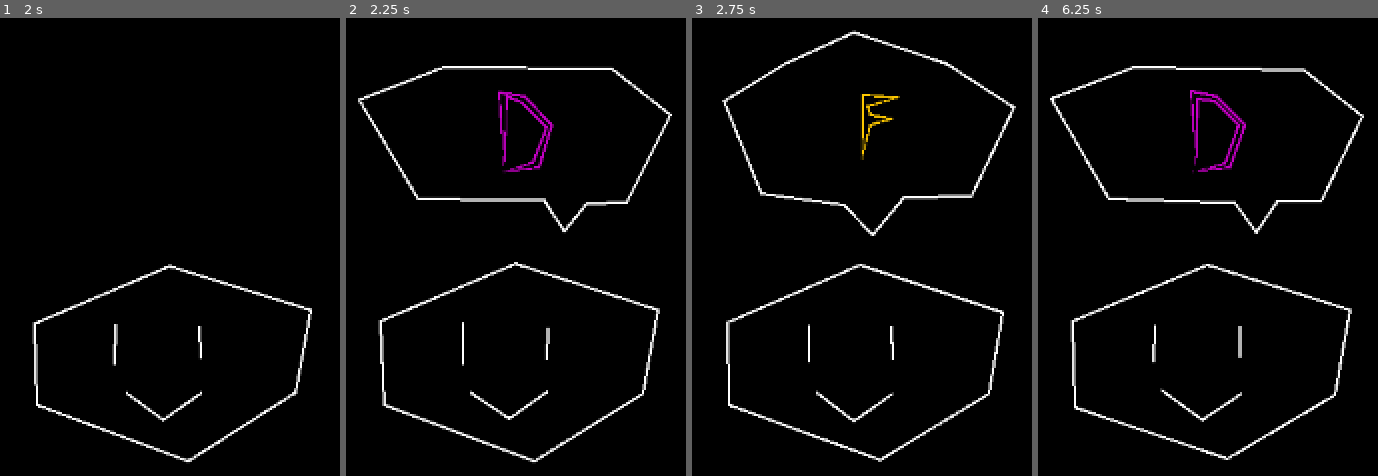
Above: before the commit, frames 1-4 (left to right).
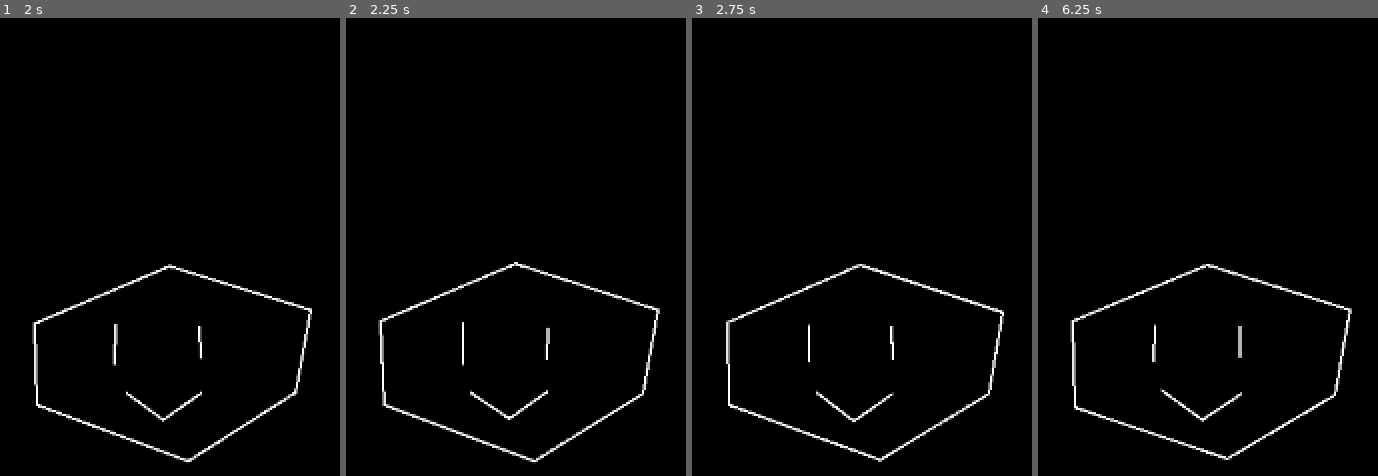
Above: after the commit, the same moments.

Repository: bubbybumble/VectorVibes
Game: Godot game, scene res://level.tscn
The game is run twice, just before and just after one commit, with the same random seed, the same clock (stepped at 60 frames per second) and the same inputs. The project has no main scene, so this scene is started directly.
Inputs:
- Up to frame 1 (2 s): hold D (d) 0.53-1.28 s; tap F (f) at 0.8, 1.35 s; tap J (j) at 1.55 s
- Up to frame 2 (2.25 s): hold J (j) from 2.03 s (still down)
- Up to frame 3 (2.75 s): keep holding J (j); tap K (k) at 2.3 s
- Up to frame 4 (6.25 s): release J (j) at 2.78 s; tap K (k) at 2.85, 6.05 s; tap Space (space, bound only after the commit) at 3.05, 3.6 s; hold D (d) 3.53-4.28 s; tap D (d) at 4.35 s; tap F (f) at 4.55 s; hold F (f) 5.03-5.78 s; tap J (j) at 5.3, 5.85 s

Frame 1 is identical in both runs. In frame 2, 2.5% of the frame differs, in the area x 3-96%, y 10-47%; in frame 3, 2.1%; in frame 4, 2.6%, in the area x 3-96%, y 10-48%.

Commit message:
finished kinda, moving on to a spacebar only version

Diff:
--- /dev/null
+++ b/Bubble.gd
@@ -0,0 +1,16 @@
+extends "res://Shape.gd"
+
+var timer = 0.0
+
+func _process(delta):
+	super._process(delta)
+	if timer > 0.0:
+		timer -= delta
+	else:
+		if visible:
+			hide()
+
+func display():
+	if timer <= 0:
+		timer = 0.2
+		show()
--- a/GameMaster.gd
+++ b/GameMaster.gd
@@ -2,79 +2,134 @@
 
 # for notes: 0, 1, 2, 3 = d, f, j, k respectively - second value is beats after current beat
 var bpm = 120.0
-
+var notes_to_display
 var start_time
-
+var iteration = 0
 var score = 0
-
-var notes
+var started = false
+var notes = PackedVector2Array()
 
 var bubbles
+
+var bubble
 
 var input_scores = [0, 0, 0, 0]
 
 var state = "start"
-var time_to_next_turn = (60.0 / bpm) * 4.0
+var time_to_next_turn = 0.0
+
+func start_game():
+	generate_note_set()
+	start_time = Time.get_ticks_msec() * .001
+	$AudioStreamPlayer.play()
 
 func _ready():
-	generate_note_set()
 	bubbles = [$D, $F, $J, $K]
-	start_time = Time.get_ticks_msec() * .001
+
 
 func generate_note_set():
-	notes = PackedVector2Array([
-		Vector2(0, 0.0),
-		Vector2(1, 1.0),
-		Vector2(2, 2.0),
-		Vector2(3, 3.0)
-	])
 
-	for i in range(notes.size()):
-		notes[i].y = (60.0 / bpm) * notes[i].y
+	var possible_patterns = [
+		PackedVector2Array([
+			Vector2(0, 0.0),
+			Vector2(0, 2.0),
+		]),
+		PackedVector2Array([
+			Vector2(0, 1.0),
+			Vector2(0, 3.0),
+		]),
+		PackedVector2Array([
+			Vector2(0, 1.0),
+			Vector2(0, 3.0),
+			Vector2(0, 3.5),
+		]),
+		PackedVector2Array([
+			Vector2(0, 1.0),
+			Vector2(0, 3.0),
+			Vector2(0, 3.0 + 1.0/3.0),
+			Vector2(0, 3.0 + 2.0/3.0),
+		]),
+	]
+
+	var new_notes = possible_patterns[randi_range(0, possible_patterns.size() - 1)]
+
+
+	for i in range(new_notes.size()):
+		new_notes[i].y = ( (60.0 / bpm) * new_notes[i].y ) + time_to_next_turn
+		new_notes[i].x = randi_range(0, 3)
+
+	time_to_next_turn += (60.0 / bpm) * 4.0
+	notes.append_array(new_notes)
+	for i in range(4):
+		input_scores[i] = 0
 
 # Called every frame. 'delta' is the elapsed time since the previous frame.
 func _process(_delta):
+	if not start_time:
+		return
+
 	var time = (Time.get_ticks_msec() * .001) - start_time
 	if time >= time_to_next_turn:
 		start_time = Time.get_ticks_msec() * .001
-		print(score)
-		$AudioStreamPlayer.play()
+
 
 		if state == "saying":
 			state = "listening"
 		else:
 			generate_note_set()
 			state = "saying"
+			notes_to_display = notes.duplicate()
+			print(score)
 		return
 
 	if state == "saying":
-		for i in range(notes.size()):
-			var note = notes[i]
+		var notes_to_remove = []
+
+
+		for i in range(notes_to_display.size()):
+			var note = notes_to_display[i]
 			if note.y <= time:
-				if note.y + .4 <= time:
-					bubbles[note.x].hide()
-				else:
-					bubbles[note.x].show()
+				notes_to_remove.insert(0, i)
+				if note.x == 0:
+					$d.play()
+				if note.x == 1:
+					$f.play()
+				if note.x == 2:
+					$j.play()
+				if note.x == 3:
+					$k.play()
+				bubble = bubbles[note.x]
+				bubble.display()
+		for i in notes_to_remove:
+			notes_to_display.remove_at(i)
 
 	if state == "listening":
 		for i in range(notes.size()):
 			var note = notes[i]
-			if note.y - .25 <= time:
-				if note.y + .25 <= time:
-					input_scores[note.x] = 0
-				else:
+			if input_scores[note.x] != -1:
+				var diff = abs(note.y - time)
+				if diff < .2:
 					input_scores[note.x] = 1
+				if diff < .15:
+					input_scores[note.x] = 4
+				if diff < .05:
+					input_scores[note.x] = 10
+
 
 func _input(event):
-	if event.is_action_pressed("d"):
-		score += input_scores[0]
-		input_scores[0] = 0
-	if event.is_action_pressed("f"):
-		score += input_scores[1]
-		input_scores[1] = 0
-	if event.is_action_pressed("j"):
-		score += input_scores[2]
-		input_scores[2] = 0
-	if event.is_action_pressed("k"):
-		score += input_scores[3]
-		input_scores[3] = 0
+	if start_time:
+		if event.is_action_pressed("d"):
+			score += input_scores[0]
+			input_scores[0] = -1
+		if event.is_action_pressed("f"):
+			score += input_scores[1]
+			input_scores[1] = -1
+		if event.is_action_pressed("j"):
+			score += input_scores[2]
+			input_scores[2] = -1
+		if event.is_action_pressed("k"):
+			score += input_scores[3]
+			input_scores[3] = -1
+	else:
+		if event.is_action("space"):
+			start_game()
--- a/Shape.gd
+++ b/Shape.gd
@@ -38,5 +38,5 @@
 
 
 # Called every frame. 'delta' is the elapsed time since the previous frame.
-func _process(delta):
+func _process(_delta):
 	queue_redraw()
--- a/level.tscn
+++ b/level.tscn
@@ -1,8 +1,13 @@
-[gd_scene load_steps=4 format=3 uid="uid://cymxkinr1lfvu"]
+[gd_scene load_steps=9 format=3 uid="uid://cymxkinr1lfvu"]
 
 [ext_resource type="Script" path="res://GameMaster.gd" id="1_clkob"]
 [ext_resource type="Script" path="res://Shape.gd" id="2_8jxxn"]
+[ext_resource type="Script" path="res://Bubble.gd" id="3_ssgq5"]
 [ext_resource type="AudioStream" uid="uid://dsm8pi32htlx0" path="res://TracktionStuff/VectorVibes/Exported/VectorVibes Edit 1 Export 1.mp3" id="3_tu6c6"]
+[ext_resource type="AudioStream" uid="uid://kcrd1ofjs3th" path="res://TracktionStuff/VectorVibes/Exported/D.mp3" id="5_dyms4"]
+[ext_resource type="AudioStream" uid="uid://f04eiqrvsluw" path="res://TracktionStuff/VectorVibes/Exported/F.mp3" id="6_x6ks2"]
+[ext_resource type="AudioStream" uid="uid://bb3m8mhf0odvs" path="res://TracktionStuff/VectorVibes/Exported/J.mp3" id="7_a3k3b"]
+[ext_resource type="AudioStream" uid="uid://cm0psfwrupsuo" path="res://TracktionStuff/VectorVibes/Exported/K.mp3" id="8_lhrwa"]
 
 [node name="Workspace" type="Node2D"]
 script = ExtResource("1_clkob")
@@ -34,7 +39,7 @@
 [node name="D" type="Node2D" parent="."]
 visible = false
 position = Vector2(605, 298)
-script = ExtResource("2_8jxxn")
+script = ExtResource("3_ssgq5")
 
 [node name="bubble" type="Line2D" parent="D"]
 position = Vector2(-587, -186)
@@ -50,7 +55,7 @@
 [node name="F" type="Node2D" parent="."]
 visible = false
 position = Vector2(603, 292)
-script = ExtResource("2_8jxxn")
+script = ExtResource("3_ssgq5")
 
 [node name="bubble" type="Line2D" parent="F"]
 position = Vector2(-587, -186)
@@ -66,7 +71,7 @@
 [node name="J" type="Node2D" parent="."]
 visible = false
 position = Vector2(601, 294)
-script = ExtResource("2_8jxxn")
+script = ExtResource("3_ssgq5")
 
 [node name="bubble" type="Line2D" parent="J"]
 position = Vector2(-587, -186)
@@ -82,7 +87,7 @@
 [node name="K" type="Node2D" parent="."]
 visible = false
 position = Vector2(597, 301)
-script = ExtResource("2_8jxxn")
+script = ExtResource("3_ssgq5")
 
 [node name="bubble" type="Line2D" parent="K"]
 position = Vector2(-590, -186)
@@ -97,3 +102,15 @@
 
 [node name="AudioStreamPlayer" type="AudioStreamPlayer" parent="."]
 stream = ExtResource("3_tu6c6")
+
+[node name="d" type="AudioStreamPlayer" parent="."]
+stream = ExtResource("5_dyms4")
+
+[node name="f" type="AudioStreamPlayer" parent="."]
+stream = ExtResource("6_x6ks2")
+
+[node name="j" type="AudioStreamPlayer" parent="."]
+stream = ExtResource("7_a3k3b")
+
+[node name="k" type="AudioStreamPlayer" parent="."]
+stream = ExtResource("8_lhrwa")
--- a/project.godot
+++ b/project.godot
@@ -51,6 +51,11 @@
 "events": [Object(InputEventKey,"resource_local_to_scene":false,"resource_name":"","device":-1,"window_id":0,"alt_pressed":false,"shift_pressed":false,"ctrl_pressed":false,"meta_pressed":false,"pressed":false,"keycode":0,"physical_keycode":75,"key_label":0,"unicode":107,"echo":false,"script":null)
 ]
 }
+space={
+"deadzone": 0.5,
+"events": [Object(InputEventKey,"resource_local_to_scene":false,"resource_name":"","device":-1,"window_id":0,"alt_pressed":false,"shift_pressed":false,"ctrl_pressed":false,"meta_pressed":false,"pressed":false,"keycode":0,"physical_keycode":32,"key_label":0,"unicode":32,"echo":false,"script":null)
+]
+}
 
 [rendering]
 
Not shown, added: TracktionStuff/VectorVibes/Exported/D.mp3.import
Not shown, added: TracktionStuff/VectorVibes/Exported/F.mp3.import
Not shown, added: TracktionStuff/VectorVibes/Exported/J.mp3.import
Not shown, added: TracktionStuff/VectorVibes/Exported/K.mp3.import
Not shown, changed: TracktionStuff/VectorVibes/Exported/VectorVibes Edit 1 Export 1.mp3.import
Not shown, added: TracktionStuff/VectorVibes/Exported/D.mp3
Not shown, added: TracktionStuff/VectorVibes/Exported/F.mp3
Not shown, added: TracktionStuff/VectorVibes/Exported/J.mp3
Not shown, added: TracktionStuff/VectorVibes/Exported/K.mp3
Not shown, changed: TracktionStuff/VectorVibes/VectorVibes.tracktion
